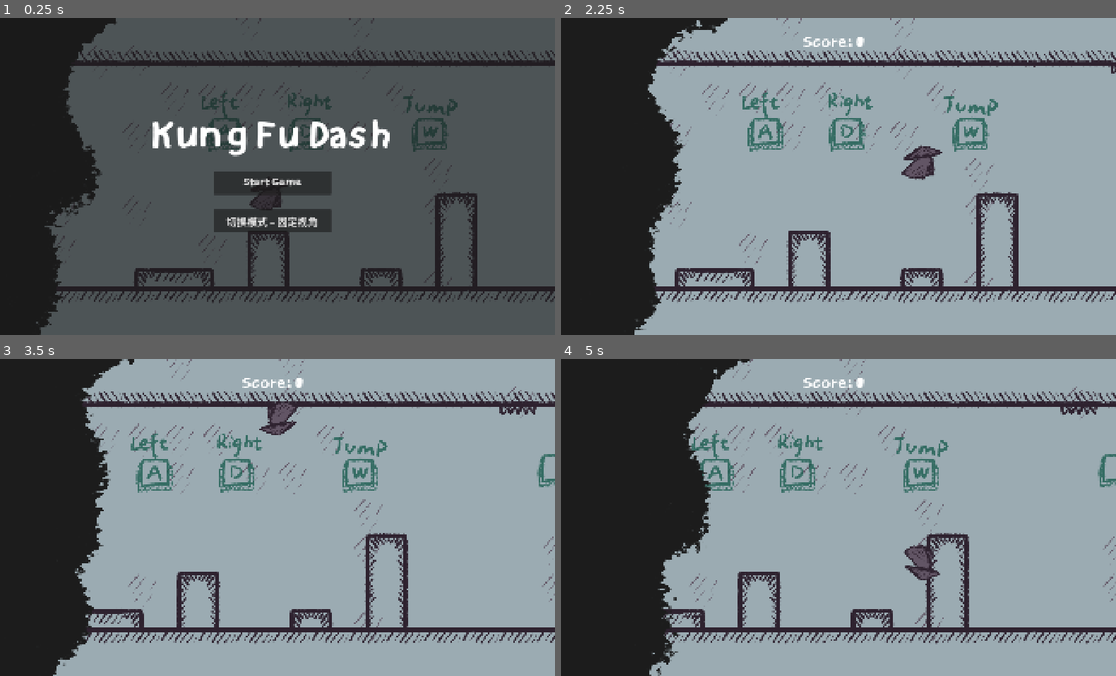
Above: before the commit, frames 1-4 (two rows, left to right).
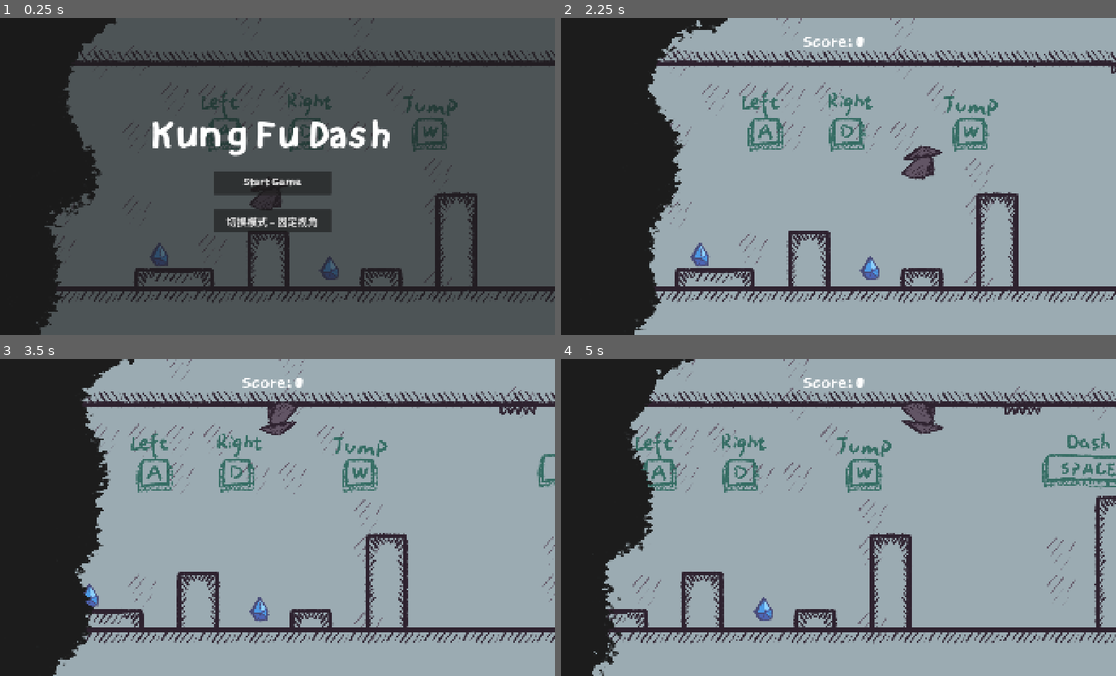
Above: after the commit, the same moments.

Repository: YiTongHu-SC/upside-down
Game: Godot game, scene res://scenes/main.tscn
The game is run twice, just before and just after one commit, with the same random seed, the same clock (stepped at 60 frames per second) and the same inputs.
Inputs:
- Up to frame 1 (0.25 s): no input
- Up to frame 2 (2.25 s): click "Start Game" at 0.5 s; hold D (MOVE_RIGHT) from 1.28 s (still down); tap Space (DASH) at 1.35, 2.1 s; tap W (JUMP) at 1.52 s
- Up to frame 3 (3.5 s): tap W (JUMP) at 2.27 s; release D (MOVE_RIGHT) at 2.78 s; hold A (MOVE_LEFT) from 2.78 s (still down); tap Space (DASH) at 2.85 s
- Up to frame 4 (5 s): release A (MOVE_LEFT) at 3.53 s; hold D (MOVE_RIGHT) from 3.53 s (still down); tap Space (DASH) at 3.6, 4.35 s; tap W (JUMP) at 3.77, 4.52 s

The runs differ from the first frame. In frame 1, 0.3% of the frame differs, in the area x 26-62%, y 70-83%; in frame 2, 0.3%; in frame 3, 0.3%; in frame 4, 22%, in the area x 5-100%, y 0-100%.

Commit message:
feat(reward): implement diamond collection mechanic
- Change Diamond node from CharacterBody2D to Area2D
- Add body_entered signal connection to handle player collision
- Update Hero node to remove direct reward collision handling
- Place Diamond nodes in level_packed_1 scene
- Adjust background music pitch scale in main scene

Diff:
--- a/nodes/diamond.gd
+++ b/nodes/diamond.gd
@@ -1,10 +1,17 @@
-extends CharacterBody2D
+extends Area2D
 
 @export var reward_value = 100
 
 @onready var is_dead = false
 func _ready():
+	# 连接信号：玩家进入金币范围时调用 collect()
+	body_entered.connect(_on_body_entered)
 	add_to_group("reward")
+
+func _on_body_entered(body: Node):
+	if is_dead: return
+	if body.is_in_group("hero"):  # 确保进入的是玩家
+		kill_self()
 
 func kill_self():
 	if is_dead: return
--- a/nodes/diamond.tscn
+++ b/nodes/diamond.tscn
@@ -6,9 +6,8 @@
 [sub_resource type="RectangleShape2D" id="RectangleShape2D_glvqd"]
 size = Vector2(52, 74)
 
-[node name="Diamond" type="CharacterBody2D"]
+[node name="Diamond" type="Area2D"]
 collision_layer = 4
-collision_mask = 0
 script = ExtResource("1_m83s5")
 
 [node name="CollisionShape2D" type="CollisionShape2D" parent="."]
--- a/nodes/hero.gd
+++ b/nodes/hero.gd
@@ -143,9 +143,6 @@
 		var collider = collision.get_collider()
 		if collider and (collider.is_in_group("enemy") or collider.is_in_group("trap")):
 			_on_hero_collision_boss()
-		if collider and collider.is_in_group("reward"):
-			_on_hero_collision_reward()
-			collider.call("kill_self")
 		if collider and collider.is_in_group("finish"):
 			_game_success()
 
@@ -154,10 +151,6 @@
 	print("hero collision")
 	GameDataGlobal.on_game_over.emit()
 	kill_self()
-
-func _on_hero_collision_reward():
-	print("hero collision reward")
-	# GameDataGlobal.on_reward_get.emit()
 
 func reset():
 	print("hero reset")
--- a/nodes/hero.tscn
+++ b/nodes/hero.tscn
@@ -84,6 +84,8 @@
 [node name="Hero" type="CharacterBody2D"]
 material = ExtResource("1_u83nc")
 collision_mask = 7
+floor_block_on_wall = false
+platform_floor_layers = 4278190081
 platform_wall_layers = 1
 script = ExtResource("1_y8yjb")
 explosion = ExtResource("3_1dsar")
--- a/nodes/level_packed_1.tscn
+++ b/nodes/level_packed_1.tscn
@@ -1,8 +1,9 @@
-[gd_scene load_steps=4 format=4 uid="uid://dgq1g3d3xvpjf"]
+[gd_scene load_steps=5 format=4 uid="uid://dgq1g3d3xvpjf"]
 
 [ext_resource type="TileSet" uid="uid://xk2hqrsam3si" path="res://tile_map/tile.tres" id="1_j3x5o"]
 [ext_resource type="Script" uid="uid://cdsu4y48ldf3e" path="res://nodes/level_packed.gd" id="1_x432i"]
 [ext_resource type="Texture2D" uid="uid://bchktgbydrntx" path="res://images/tutorial_0.png" id="3_8inx2"]
+[ext_resource type="PackedScene" uid="uid://61lhsksnt662" path="res://nodes/diamond.tscn" id="4_gvq0o"]
 
 [node name="LevelPacked" type="Node2D"]
 use_parent_material = true
@@ -40,3 +41,9 @@
 modulate = Color(1, 1, 1, 0.772549)
 position = Vector2(1231, 389)
 texture = ExtResource("3_8inx2")
+
+[node name="Diamond" parent="." instance=ExtResource("4_gvq0o")]
+position = Vector2(653, 844)
+
+[node name="Diamond2" parent="." instance=ExtResource("4_gvq0o")]
+position = Vector2(1231, 890)
--- a/scenes/main.tscn
+++ b/scenes/main.tscn
@@ -72,7 +72,7 @@
 volume_db = 15.0
 autoplay = true
 script = ExtResource("17_muem4")
-pitch_scale_max = 1.3
+pitch_scale_max = 1.2
 
 [node name="Screen" type="CanvasLayer" parent="."]
 
